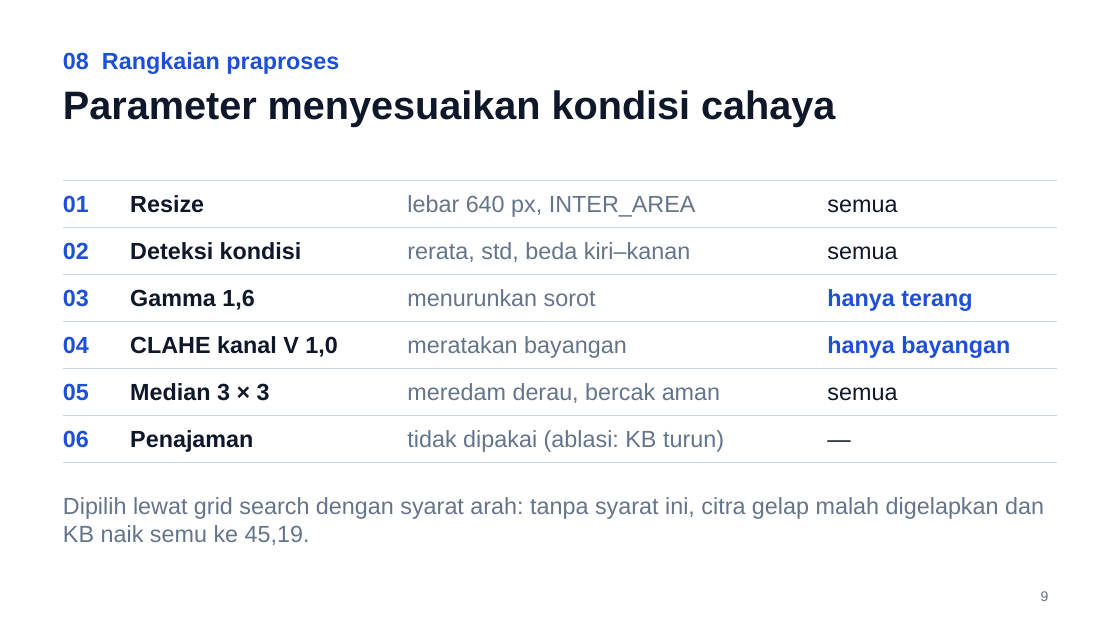
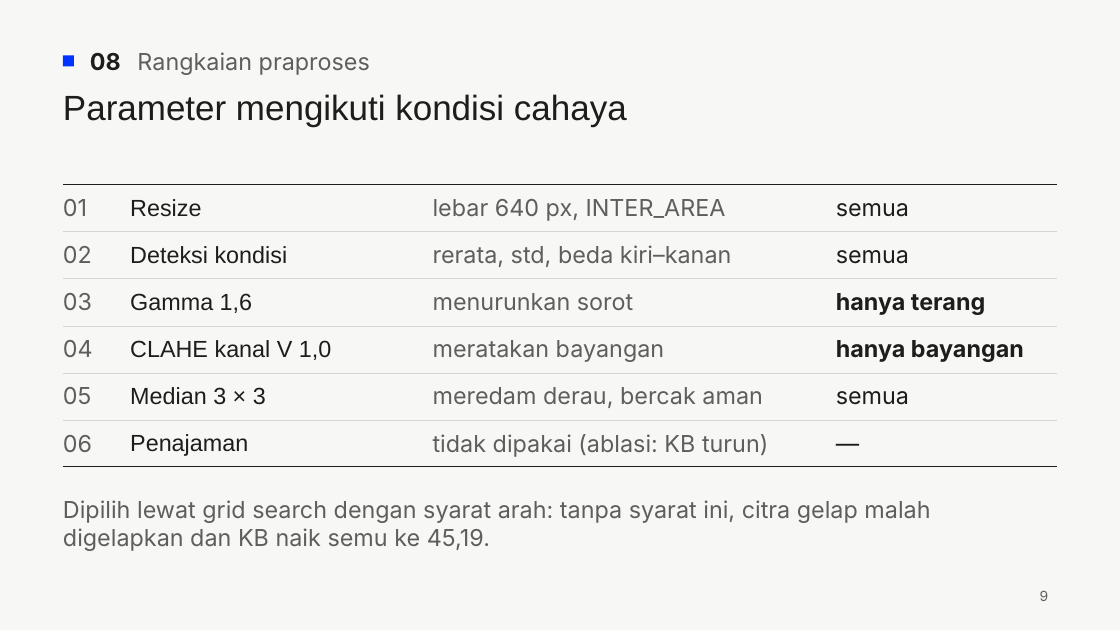
Before and after one commit to primappratama/simuteh-2330511022, a slide deck: slide 9 of laporan/Slide_EvalP1-4_2330511022.pptx. Drawn at 1120x630 pixels with LibreOffice and Linux fonts; fonts in the diff are those of the drawing. Boxes give left, top, right and bottom in pixels: in the first picture for what was removed or moved away, otherwise in the second. Text is boxed around its words. In the diff, an @@ line names an element or a change of style, - is before the commit and + after.

```diff
--- a/laporan/Slide_EvalP1-4_2330511022.pptx
+++ b/laporan/Slide_EvalP1-4_2330511022.pptx
@@ background #FFFFFF to #F7F7F5 @@
@@ rectangle added at (63, 55, 74, 66), fill #0033FF @@
@@ text "08 Rangkaian praproses": place and size @@
-text "08 Rangkaian praproses" at (63, 52, 339, 74)
+text "08 Rangkaian praproses" at (90, 52, 370, 75)
@@ text "08 Rangkaian praproses" at (90, 52, 370, 75): font Arial to Inter, text colour #1E4FD8 to #5E5E5A, bold off; text colour #1E4FD8 to #1D1D1B in "08"; vertical alignment top to middle @@
@@ title at (63, 94, 627, 127): text changed; size 34 to 30 pt; text colour #0F172A to #1D1D1B; bold off @@
-Parameter menyesuaikan kondisi cahaya
+Parameter mengikuti kondisi cahaya
@@ table at (63, 185, 1057, 461) @@
@@ font Arial to Inter in "01", "lebar 640 px, INTER_AREA", "semua", "02" and 14 more places @@
@@ text colour #1E4FD8 to #5E5E5A in "01", "02", "03", "04" and 2 more places @@
@@ bold off in "01", "Resize", "02", "Deteksi kondisi" and 8 more places @@
@@ text colour #0F172A to #1D1D1B in "Resize", "semua", "Deteksi kondisi", "semua" and 6 more places @@
@@ text colour #64748B to #5E5E5A in "lebar 640 px, INTER_AREA", "rerata, std, beda kiri–kanan", "menurunkan sorot", "meratakan bayangan" and 2 more places @@
@@ text colour #1E4FD8 to #1D1D1B in "hanya terang", "hanya bayangan" @@
@@ borders changed @@
@@ table: place and size @@
-table at (63, 181, 1057, 456)
+table at (63, 185, 1057, 461)
@@ text "Dipilih lewat grid search dengan ..." at (63, 500, 930, 551): font Arial to Inter, text colour #64748B to #5E5E5A @@
@@ page number at (1040, 591, 1049, 601): font Arial to Inter, text colour #64748B to #5E5E5A @@
```
Also in this commit, not shown: 11 other slides changed, 3 other files.
